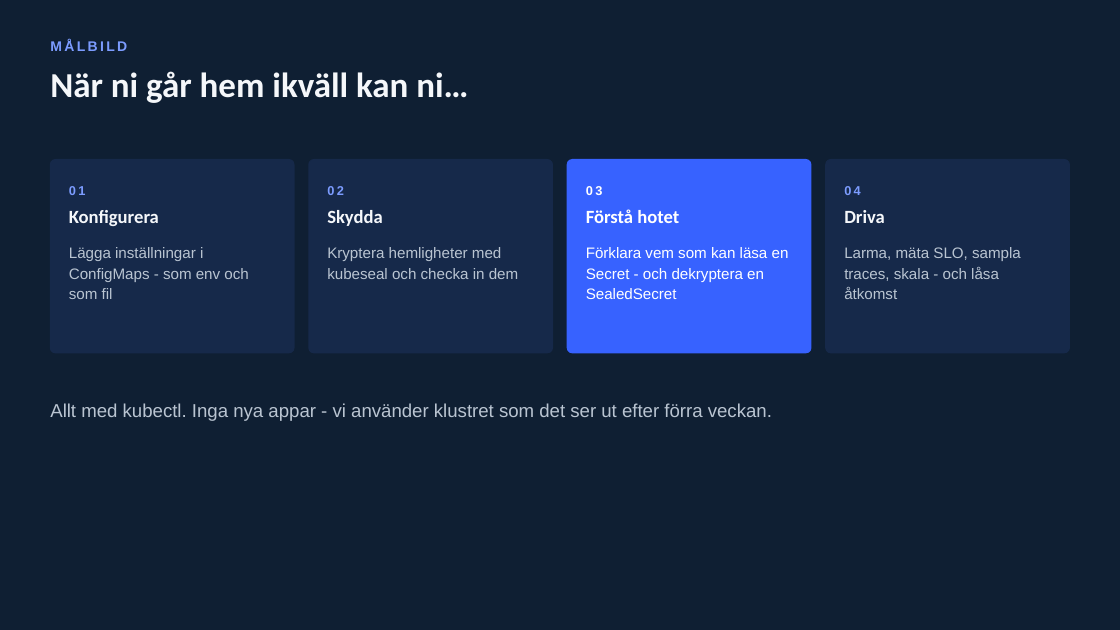
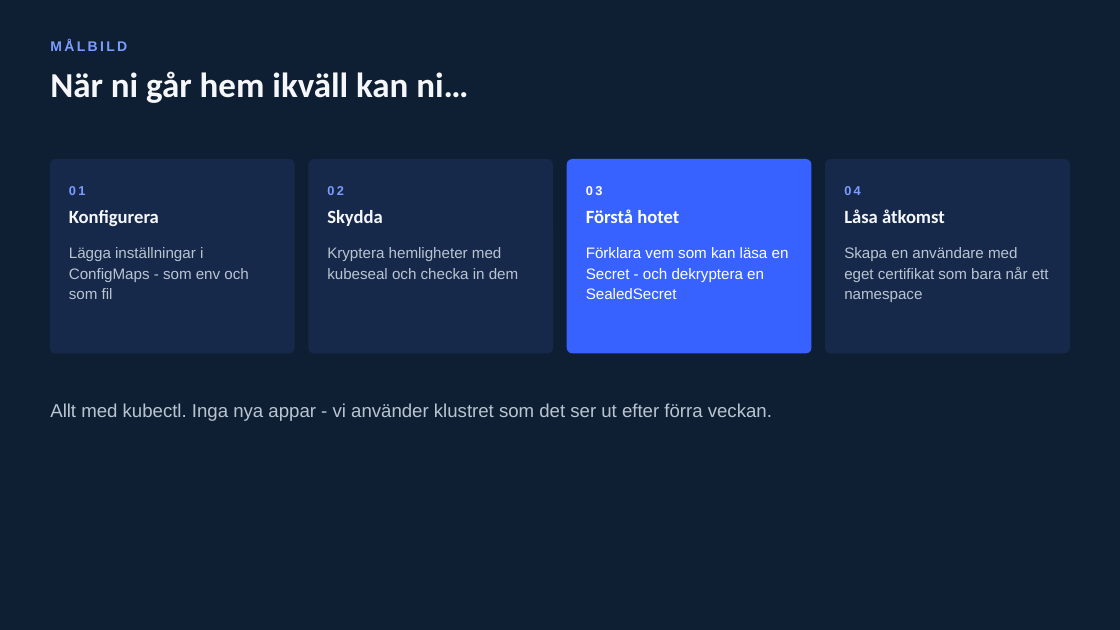
Before and after one commit to LennartAJansson/Kubernetes, a slide deck: slide 3 of Kubernetes - Konfiguration, hemligheter och drift.pptx. Drawn at 1120x630 pixels with LibreOffice and Linux fonts; fonts in the diff are those of the drawing. Boxes give left, top, right and bottom in pixels: in the first picture for what was removed or moved away, otherwise in the second. Text is boxed around its words. In the diff, an @@ line names an element or a change of style, - is before the commit and + after.

```diff
--- a/Kubernetes - Konfiguration, hemligheter och drift.pptx
+++ b/Kubernetes - Konfiguration, hemligheter och drift.pptx
@@ text at (844,209,945,223): text changed @@
-Driva
+Låsa åtkomst
@@ text at (844,247,1049,302): text changed @@
-Larma, mäta SLO, sampla traces, skala - och låsa åtkomst
+Skapa en användare med eget certifikat som bara når ett namespace
```
Also in this commit, not shown: 7 other slides changed, 9 slides removed, 12 other files.
